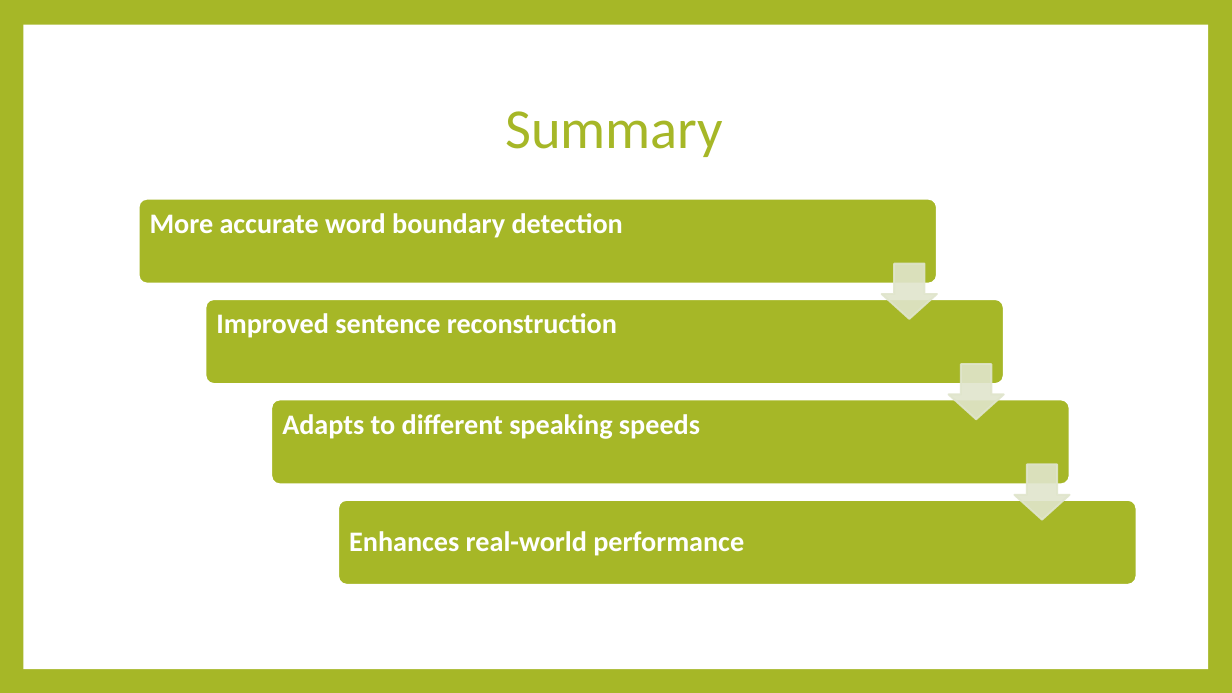
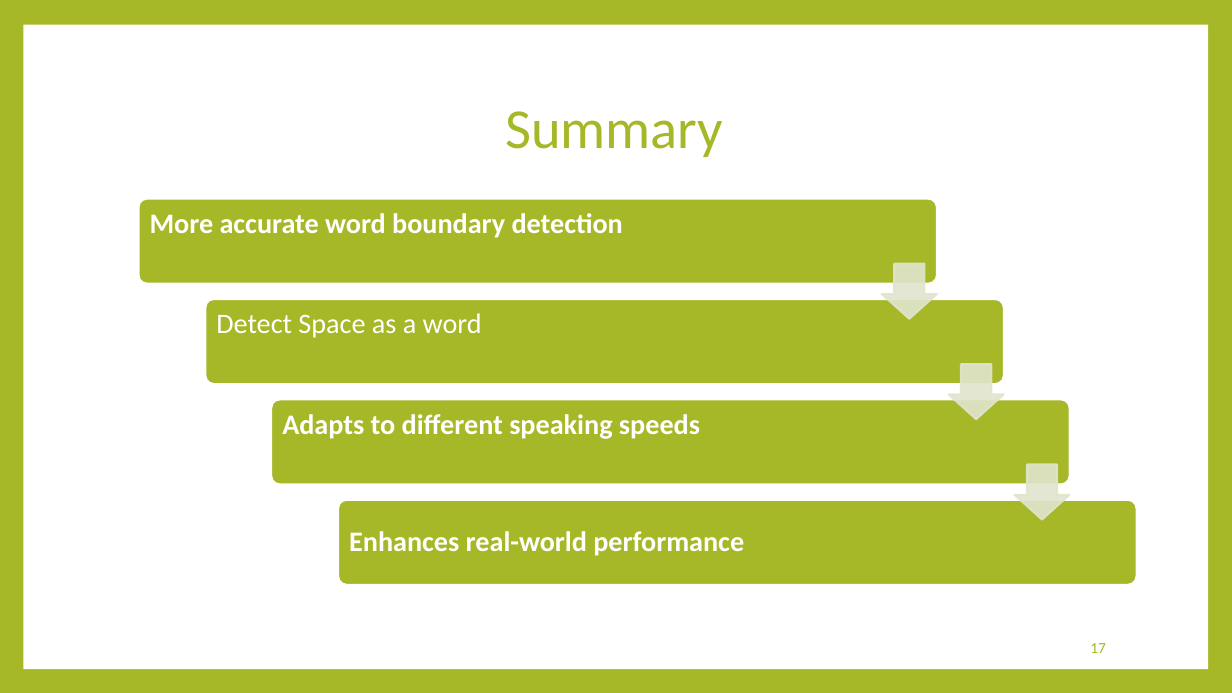
Before and after one commit to majdsalameh1211/VisoSpeak, a slide deck: slide 17 of Phase 1 Presentation.pptx (slide 18 before the commit). Drawn at 1232x693 pixels with LibreOffice and Linux fonts; fonts in the diff are those of the drawing. Boxes give left, top, right and bottom in pixels: in the first picture for what was removed or moved away, otherwise in the second. Text is boxed around its words. In the diff, an @@ line names an element or a change of style, - is before the commit and + after.

```diff
--- a/Phase 1 Presentation.pptx
+++ b/Phase 1 Presentation.pptx
@@ text at [216, 313, 482, 338]: text changed; bold off @@
-Improved sentence reconstruction
+Detect Space as a word
@@ page number added at [1090, 643, 1106, 653], 12 pt, text #A6B727 @@
+17
```
Also in this commit, not shown: 20 other slides changed, 2 slides added, 5 slides removed.
